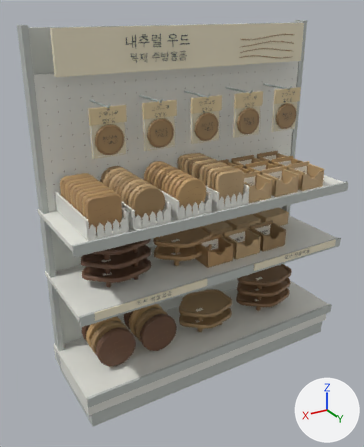
A saved change to the glTF model assets/models/daiso-home/wood.glb.
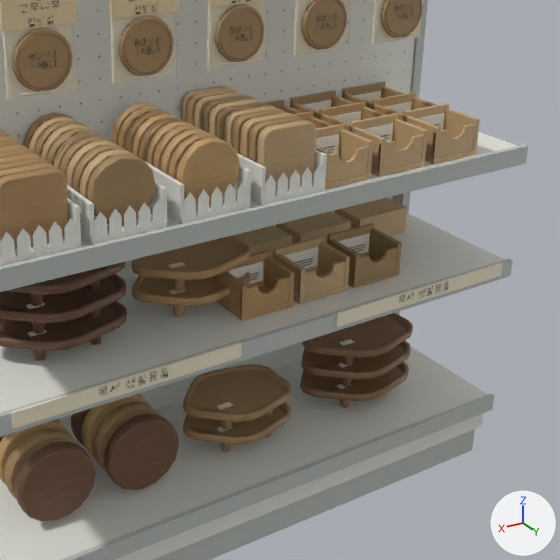
Old and new are each drawn whole from a 50 mm lens placed at (1.58, 2.4, 2.2), pointed at (0.12, -0.02, 0.99) and again close up on the part from 24% to 100% of the width and 25% to 86% of the height. Lighting does not change. The marker at lower right points along +X, +Y and +Z. The older version's two pictures come first. Where no turn or scale is listed for an object, it has been applied to the vertices. Vertices at exactly the same position are counted once.

In view in the first close-up: 'Daiso_wood'.
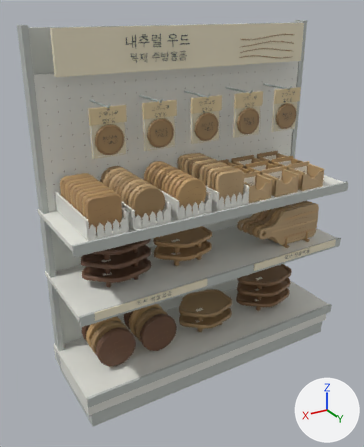
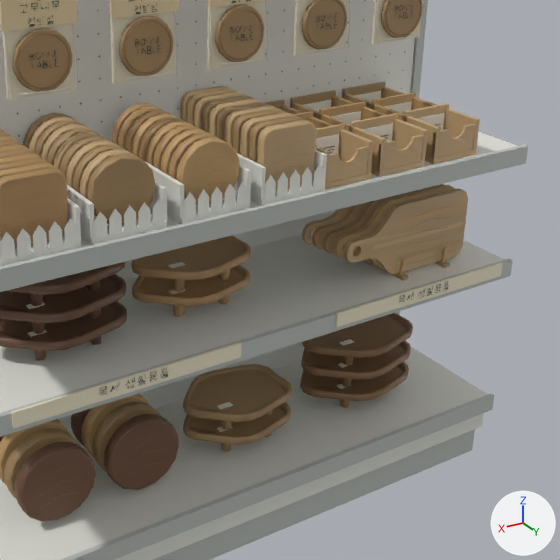
Commit message: Model the Daiso natural-wood paddle boards from the branch shelf photo

Edits to the bpy script that builds the scene:
```text
Change me_daiso_wood:
    used by ob_daiso_wood; location = (0.0, 0.011, 1.067)
    remove me_daiso_wood.from_pydata(...)  # 10860 vertices, 15813 faces; spans x -0.92..0.92, y -0.31..0.31, z -1.05..1.05
    add me_daiso_wood.from_pydata(...)  # 11314 vertices, 16697 faces; spans x -0.92..0.92, y -0.31..0.31, z -1.05..1.05
    me_daiso_wood part 1: a new loose piece, a box spanning x -0.722..-0.698, y -0.145..0.215, z -0.303..-0.291, in mat_defaultmaterial
    me_daiso_wood part 2: a new loose piece, a box spanning x -0.542..-0.518, y -0.145..0.215, z -0.303..-0.291, in mat_defaultmaterial
    me_daiso_wood part 3: 18 loose pieces with 210 vertices, spanning x -0.79..0.07, y -0.22..0.18, z -0.3..-0.17, are deleted
    me_daiso_wood part 4: 2 vertices moved within x -0.32..-0.3, y 0.05, z -0.19..-0.17; 99 vertices removed from x -0.53..-0.14, y 0.04..0.18, z -0.3..-0.17; 746 vertices added at x -0.81..-0.29, y -0.03..0.2, z -0.29..-0.06
    other edits to the shape of me_daiso_wood do not show in these pictures
```

What differs and where, as boxes (x1, y1, x2, y2) in the close-ups (560 x 560 px):
part 1 of me_daiso_wood, added
    after: (436, 260, 450, 268)
part 2 of me_daiso_wood, added
    after: (384, 270, 409, 281)
part 3 of me_daiso_wood, deleted (brown)
    before: (216, 198, 407, 321)
part 4 of me_daiso_wood, built on
    before: (273, 223, 402, 299)
    after: (302, 184, 468, 275)
